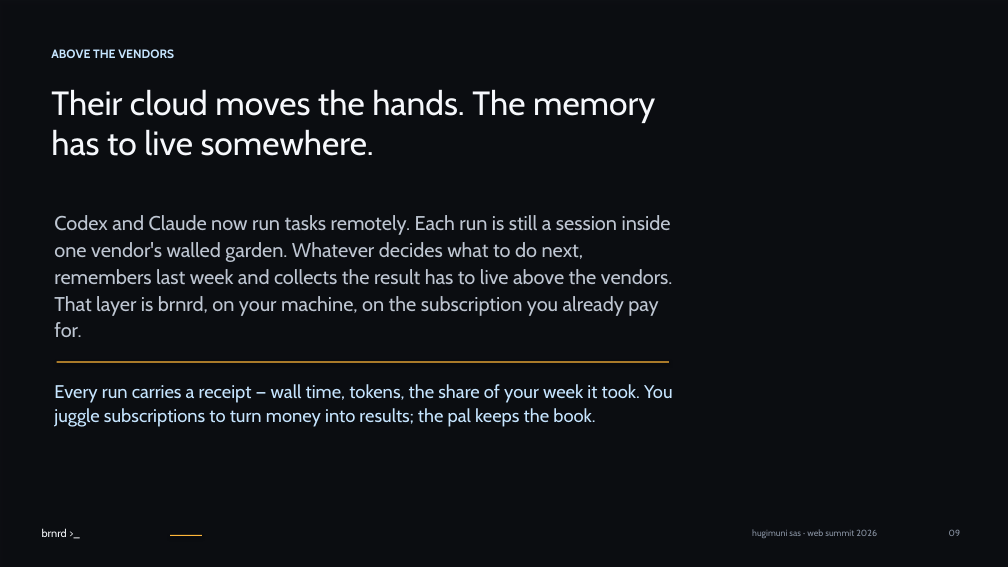
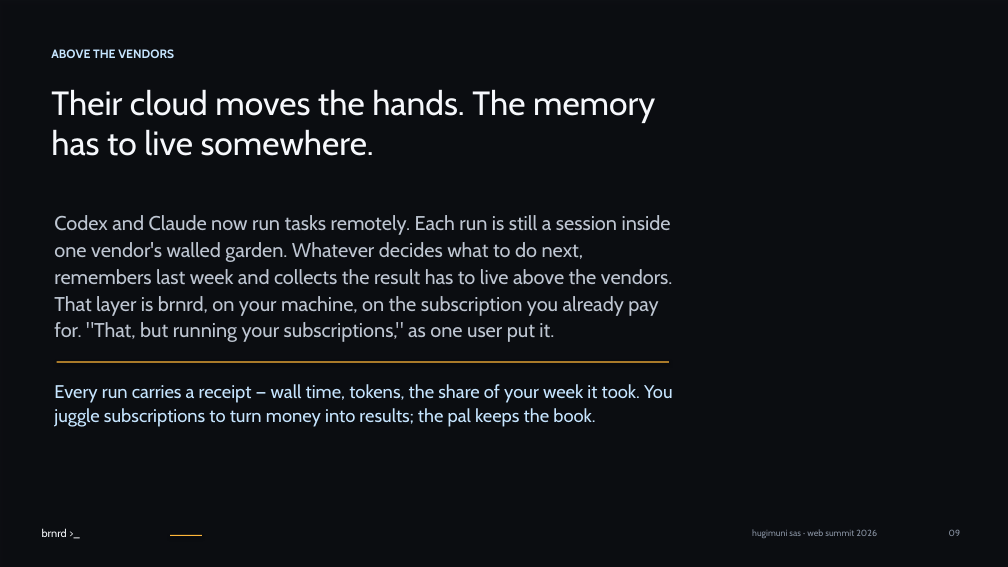
Before and after one commit to hugimuni-labs/brnrd, a slide deck: slide 9 of media/deck/v12/brnrd_websummit_pitch_deck_v12.pptx. Drawn at 1008x567 pixels with LibreOffice and Linux fonts; fonts in the diff are those of the drawing; background and template pictures are left out; a plain dark background stands for a picture behind light text. Boxes give left, top, right and bottom in pixels: in the first picture for what was removed or moved away, otherwise in the second. Text is boxed around its words. In the diff, an @@ line names an element or a change of style, - is before the commit and + after.

```diff
--- a/media/deck/v12/brnrd_websummit_pitch_deck_v12.pptx
+++ b/media/deck/v12/brnrd_websummit_pitch_deck_v12.pptx
@@ text at box(54, 215, 673, 342): text changed @@
-Codex and Claude now run tasks remotely. Each run is still a session inside one vendor's walled garden. Whatever decides what to do next, remembers last week and collects the result has to live above the vendors. That layer is brnrd, on your machine, on the subscription you already pay for.
+Codex and Claude now run tasks remotely. Each run is still a session inside one vendor's walled garden. Whatever decides what to do next, remembers last week and collects the result has to live above the vendors. That layer is brnrd, on your machine, on the subscription you already pay for. "That, but running your subscriptions," as one user put it.
```
Also in this commit, not shown: 1 other slide changed, 3 other files.
